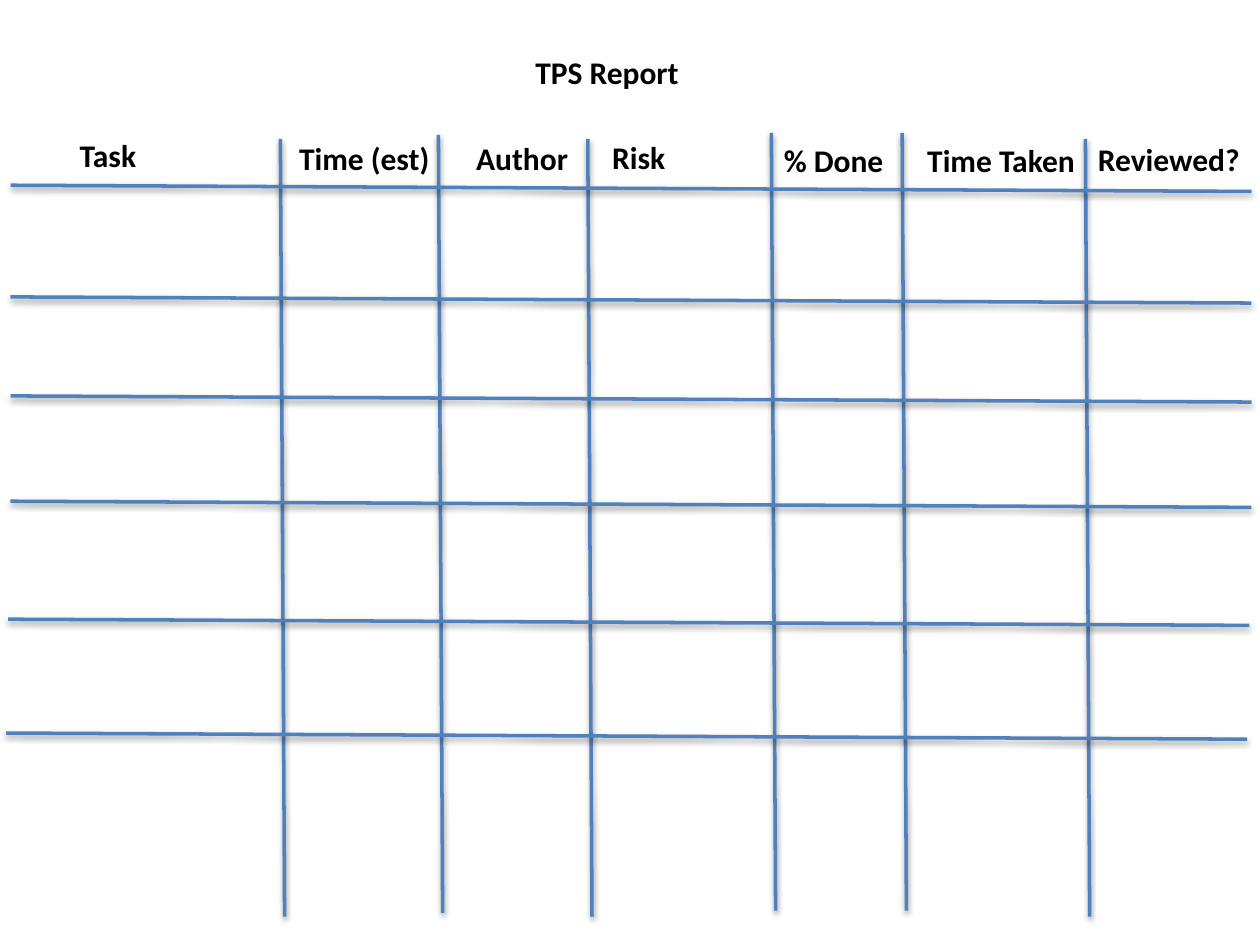
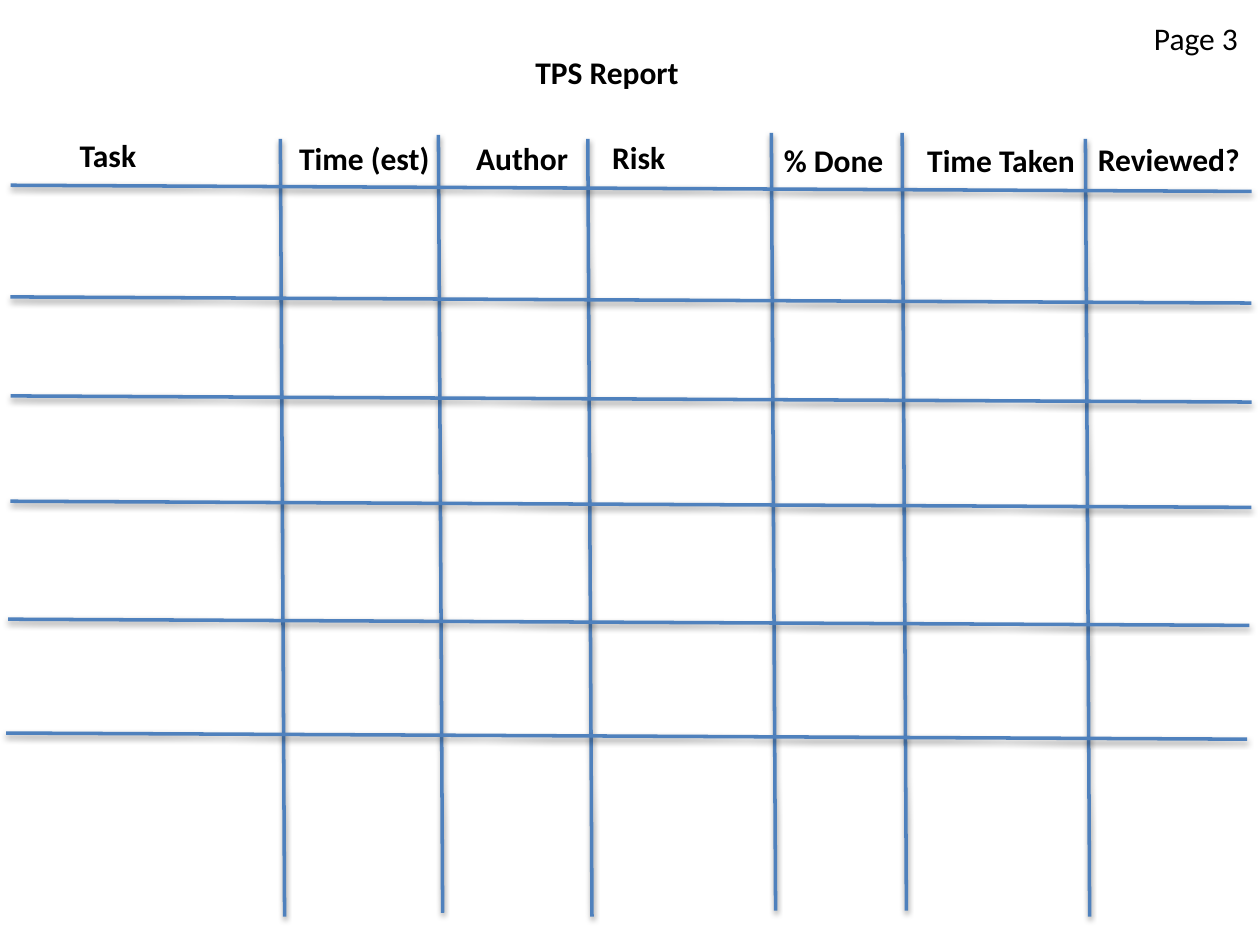
Before and after one commit to strangeprogrammer/CS4900QuadraticSolve, a slide deck: slide 4 of Tps_Stories.pptx. Drawn at 1260x945 pixels with LibreOffice and Linux fonts; fonts in the diff are those of the drawing. Boxes give left, top, right and bottom in pixels: in the first picture for what was removed or moved away, otherwise in the second. Text is boxed around its words. In the diff, an @@ line names an element or a change of style, - is before the commit and + after.

```diff
--- a/Tps_Stories.pptx
+++ b/Tps_Stories.pptx
@@ text added at [1154, 29, 1238, 56], 18 pt, text #000000 @@
+Page 3
```
Also in this commit, not shown: 2 other slides changed, 1 slide added, 1 slide removed, 28 other files.
